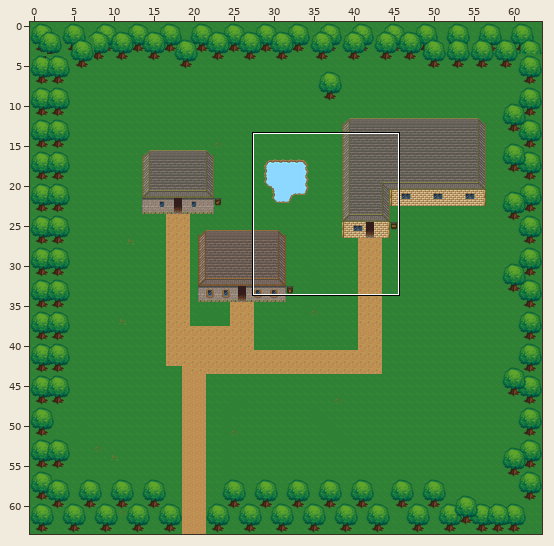
Tiled map (JSON), stored at data/map/starttown.json. The first picture is a wide view before the edit; the outline marks the close-up.
Close-up. Old version:
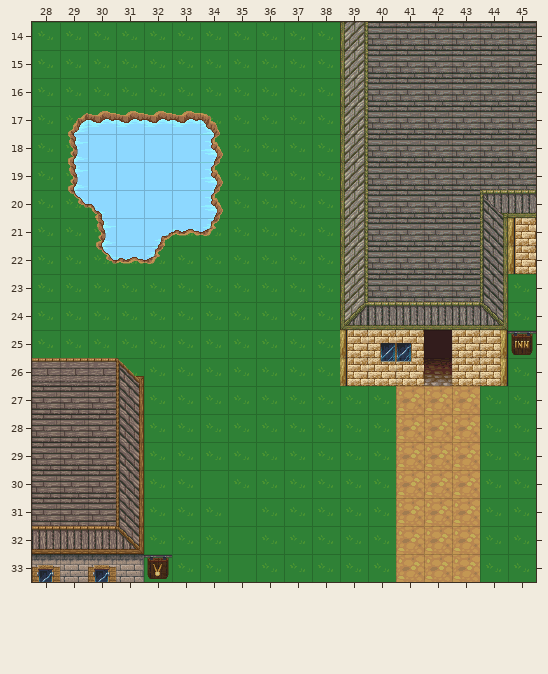
Cells are 32x32 px. Shown: x 28..45, y 14..33. The commit also changed other parts of the map, which this record leaves out.
Once edited:
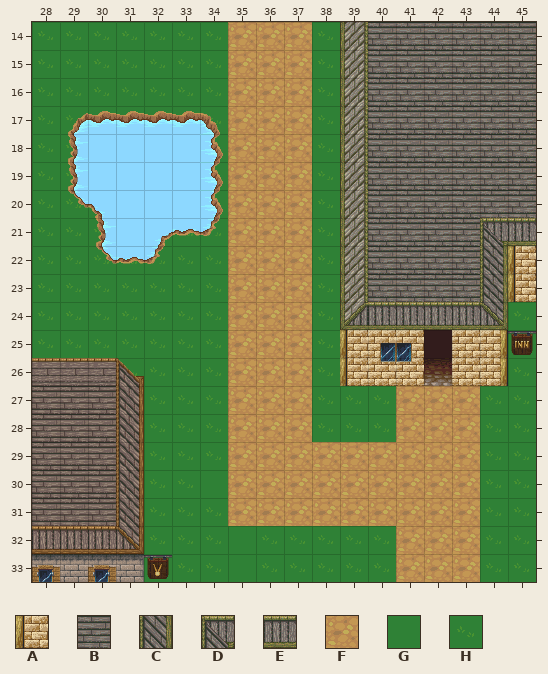
Key: from "city1": A 32, B 198, C 199, D 204, E 206; from "terrain1": F 161, G 289, H 354.
_ is an empty cell.
Edits made:
Layer "ground":
Tile G becomes tile F in row 31 at x 35.
Tile H becomes tile F in rows 14 to 28 at x 35 to 37; in rows 29 to 30 at x 35 to 40; in row 31 at x 36 to 40.
Layer "inn-roof":
The author put tile A in row 23 at x 45.
Tile D becomes tile B in row 20 at x 44.
Tile E becomes tile B in row 20 at x 45.
Tile C becomes tile D in row 21 at x 44.
Tile A becomes tile E in row 21 at x 45.
Boxes around the changes in both close-ups, in picture pixels (x1, y1, x2, y2):
changed: (228, 22, 396, 526)
changed: (480, 190, 536, 246)
added: (508, 274, 536, 302)
